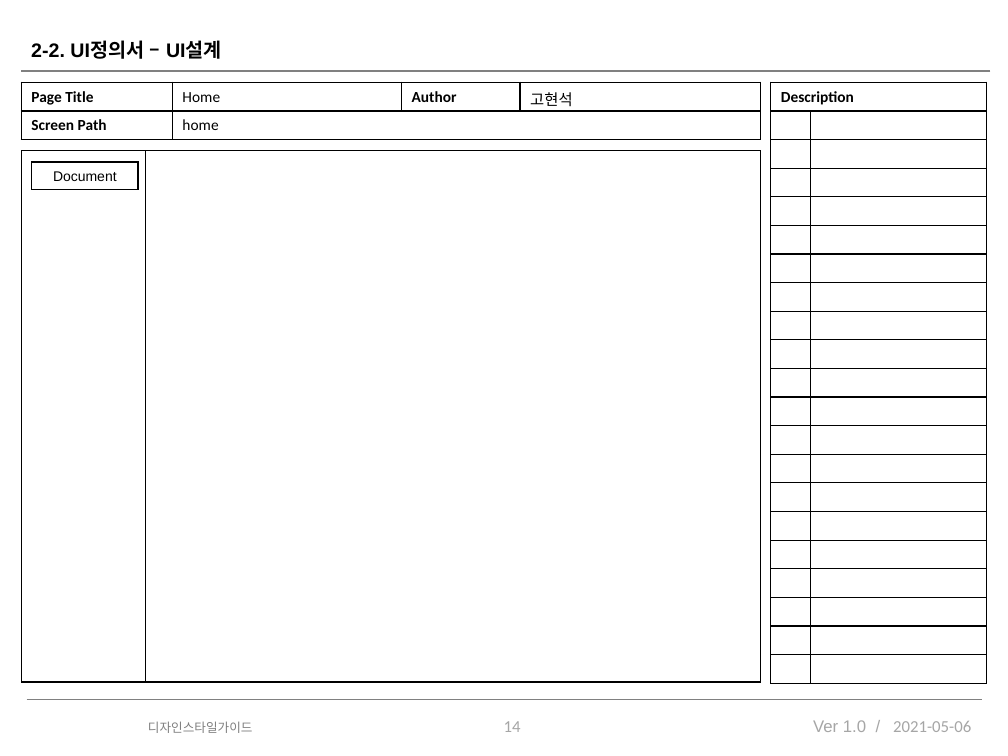
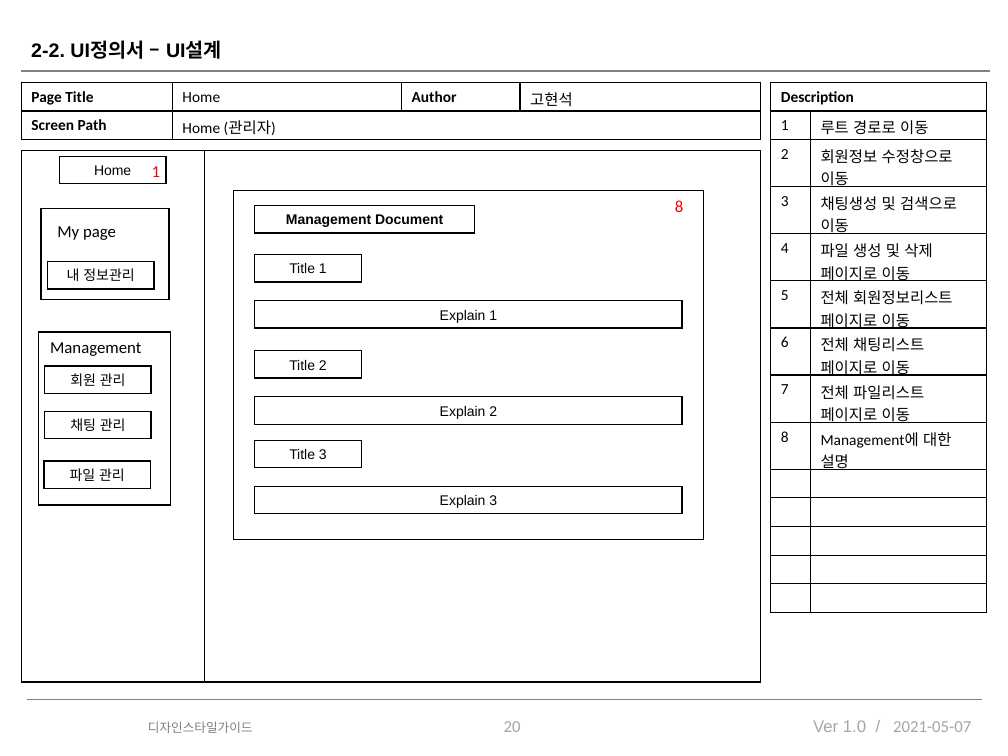
Before and after one commit to xasquatch/Deprecated-----documentX, a slide deck: slide 20 of src/main/webapp/WEB-INF/etc/Side Project.pptx (slide 14 before the commit). Drawn at 1008x756 pixels with LibreOffice and Linux fonts; fonts in the diff are those of the drawing; background and template pictures are left out. Boxes give left, top, right and bottom in pixels: in the first picture for what was removed or moved away, otherwise in the second. Text is boxed around its words. In the diff, an @@ line names an element or a change of style, - is before the commit and + after.

```diff
--- a/src/main/webapp/WEB-INF/etc/Side Project.pptx
+++ b/src/main/webapp/WEB-INF/etc/Side Project.pptx
@@ table at bbox=[21, 83, 761, 140] @@
-row 2, column 2: home
+row 2, column 2: Home (관리자)
@@ table at bbox=[771, 83, 987, 612] @@
+row 2: 1 | 루트 경로로 이동
+row 3: 2 | 회원정보 수정창으로 이동
+row 4: 3 | 채팅생성 및 검색으로 이동
+row 5: 4 | 파일 생성 및 삭제 페이지로 이동
+row 6: 5 | 전체 회원정보리스트 페이지로 이동
+row 7: 6 | 전체 채팅리스트 페이지로 이동
+row 8: 7 | 전체 파일리스트 페이지로 이동
+row 9: 8 | Management에 대한 설명
-row 7:  | 
-row 8:  | 
-row 9:  | 
-row 10:  | 
-row 11:  | 
-row 12:  | 
-row 13:  | 
-row 14:  | 
-row 15:  | 
-row 16:  | 
-row 17:  | 
-row 18:  | 
-row 19:  | 
-row 20:  | 
-row 21:  | 
@@ rectangle: place and size @@
-rectangle at bbox=[21, 150, 145, 681]
+rectangle at bbox=[21, 150, 205, 681]
@@ rectangle "Home": place and size @@
-rectangle "Home" at bbox=[31, 162, 138, 190]
+rectangle "Home" at bbox=[59, 156, 166, 183]
@@ text in rectangle at bbox=[94, 165, 131, 175]: text changed @@
-Document
+Home
@@ text added at bbox=[152, 166, 160, 177], 12 pt, text #FF0000 @@
+1
@@ rectangle added at bbox=[40, 209, 168, 299], fill #FFFFFF, outline #000000 1 pt @@
@@ rectangle added at bbox=[234, 191, 704, 540], fill #FFFFFF, outline #000000 1 pt @@
@@ rectangle added at bbox=[255, 206, 475, 233], fill #FFFFFF, outline #000000 1 pt, 10 pt, text #000000, bold @@
+Management Document
@@ text added at bbox=[675, 200, 683, 212], 12 pt, text #FF0000 @@
+8
@@ text added at bbox=[57, 226, 116, 240], 12 pt, text #000000 @@
+My page
@@ rectangle added at bbox=[47, 261, 154, 288], fill #FFFFFF, outline #000000 1 pt, 10 pt, text #000000 @@
+내 정보관리
@@ rectangle added at bbox=[255, 255, 362, 282], fill #FFFFFF, outline #000000 1 pt, 10 pt, text #000000 @@
+Title 1
@@ rectangle added at bbox=[255, 300, 682, 328], fill #FFFFFF, outline #000000 1 pt, 10 pt, text #000000 @@
+Explain 1
@@ rectangle added at bbox=[38, 332, 170, 505], fill #FFFFFF, outline #000000 1 pt @@
@@ text added at bbox=[50, 342, 141, 356], 12 pt, text #000000 @@
+Management
@@ rectangle added at bbox=[255, 351, 362, 378], fill #FFFFFF, outline #000000 1 pt, 10 pt, text #000000 @@
+Title 2
@@ rectangle added at bbox=[44, 366, 151, 393], fill #FFFFFF, outline #000000 1 pt, 10 pt, text #000000 @@
+회원 관리
@@ rectangle added at bbox=[44, 411, 151, 438], fill #FFFFFF, outline #000000 1 pt, 10 pt, text #000000 @@
+채팅 관리
@@ rectangle added at bbox=[255, 397, 682, 424], fill #FFFFFF, outline #000000 1 pt, 10 pt, text #000000 @@
+Explain 2
@@ rectangle added at bbox=[255, 440, 362, 468], fill #FFFFFF, outline #000000 1 pt, 10 pt, text #000000 @@
+Title 3
@@ rectangle added at bbox=[44, 461, 151, 488], fill #FFFFFF, outline #000000 1 pt, 10 pt, text #000000 @@
+파일 관리
@@ rectangle added at bbox=[255, 486, 682, 513], fill #FFFFFF, outline #000000 1 pt, 10 pt, text #000000 @@
+Explain 3
@@ page number at bbox=[504, 721, 521, 732]: text changed @@
-14
+20
@@ text at bbox=[893, 721, 971, 732]: text changed @@
-2021-05-06
+2021-05-07
```
Also in this commit, not shown: 15 other slides changed, 8 slides added, 2 other files.
